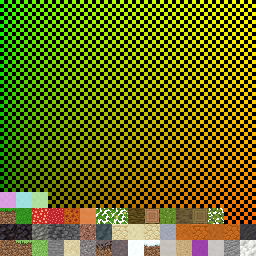
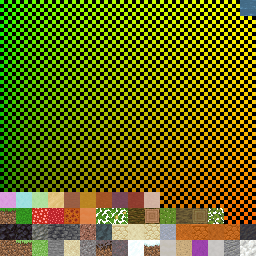
Layers edited between the first and the second 256 × 256 image:
renamed "blocks" to "mask #1", painted on it over box(48, 0, 256, 208)
